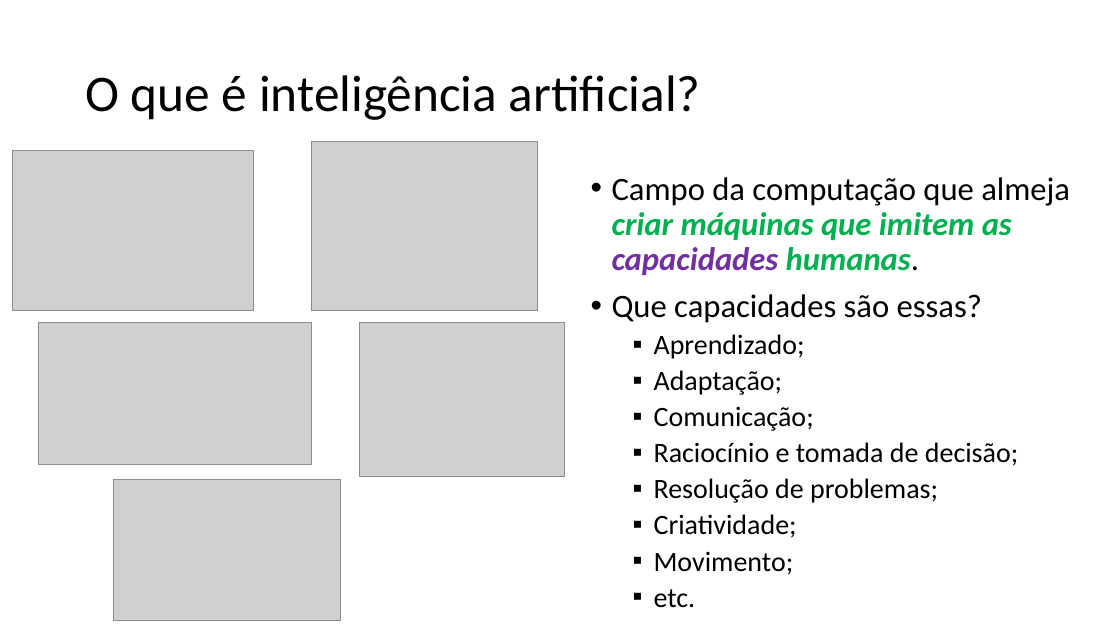
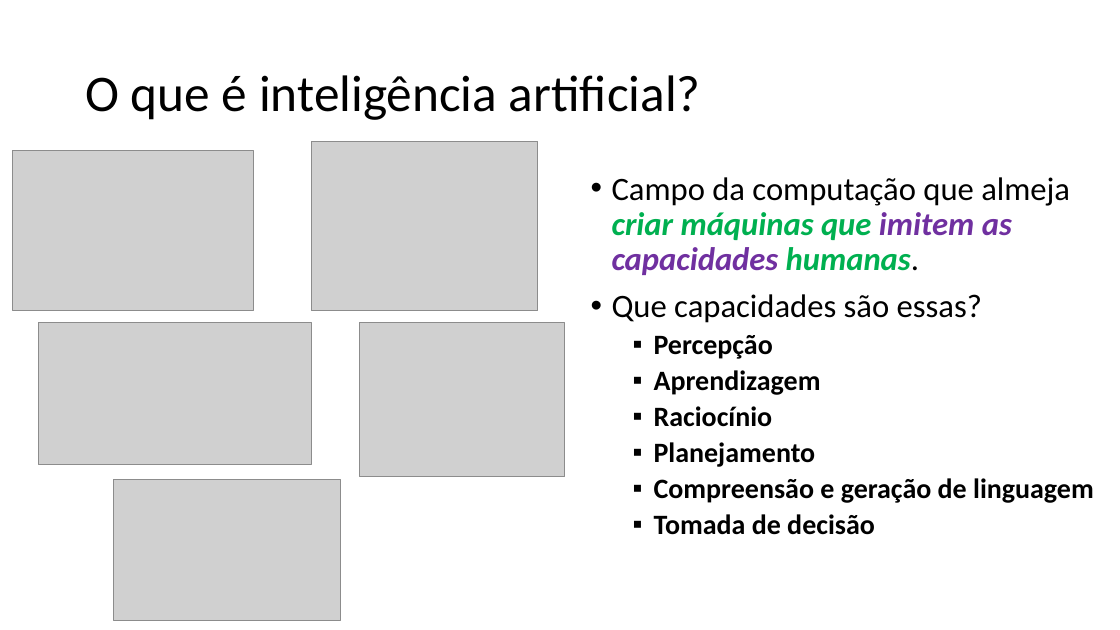
Before and after one commit to zz4fap/t319_aprendizado_de_maquina, a slide deck: slide 11 of slides/T319_Introdução.pptx (slide 10 before the commit). Drawn at 1120x630 pixels with LibreOffice and Linux fonts; fonts in the diff are those of the drawing; grey boxes stand for pictures. Boxes give left, top, right and bottom in pixels: in the first picture for what was removed or moved away, otherwise in the second. Text is boxed around its words. In the diff, an @@ line names an element or a change of style, - is before the commit and + after.

```diff
--- a/slides/T319_Introdução.pptx
+++ b/slides/T319_Introdução.pptx
@@ text at [612, 177, 1070, 275]: text colour #00B050 to #7030A0 in "imitem as" @@
@@ text at [654, 335, 1094, 535]: text changed; bold on @@
-  ▪ Aprendizado;
-  ▪ Adaptação;
-  ▪ Comunicação;
-  ▪ Raciocínio e tomada de decisão;
-  ▪ Resolução de problemas;
-  ▪ Criatividade;
-  ▪ Movimento;
-  ▪ etc.
+  ▪ Percepção
+  ▪ Aprendizagem
+  ▪ Raciocínio
+  ▪ Planejamento
+  ▪ Compreensão e geração de linguagem
+  ▪ Tomada de decisão
```
Also in this commit, not shown: 21 other slides changed, 3 slides added, 5 slides removed, 1 other file.
